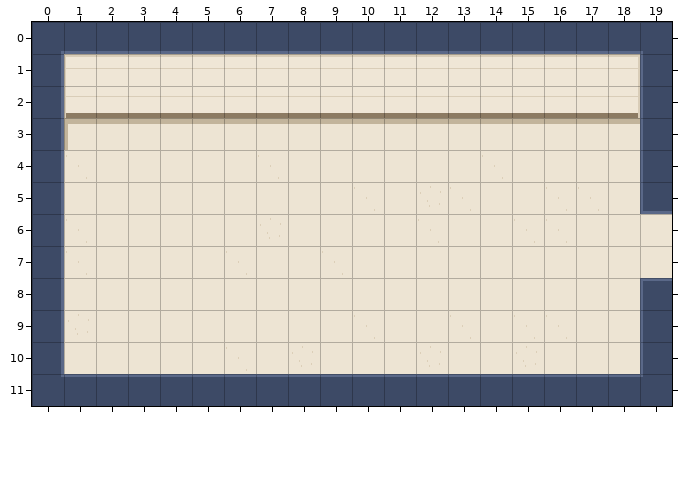
Tiled map (JSON) -- public/assets/maps/brain/coffee-pm.tmj. Above: the version before the commit.
Cells are 32x32 px. Shown: x 0..19, y 0..11.
The same view after the edit:
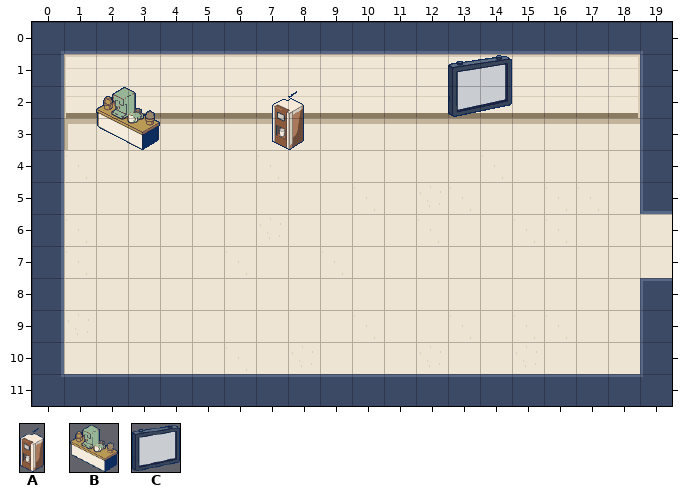
Key: from "props": A 0 "prop-coffee-machine-on", B 1 "prop-tea-station", C 2 "prop-wall-board-frame".
Objects are placed by their top-left corner, in cells (3,4 is the top-left corner of cell 3,4); size is 1x1 cell unless given.
The exact change:
{"where": "layer \"props\" (added)"}
{"now": "C \"wall-board-frame\" at 13,1 size 2x2"}
{"now": "A \"coffee-machine-on\" at 7.5,2 size 1x2"}
{"now": "B \"tea-station\" at 2,2 size 2x2"}
